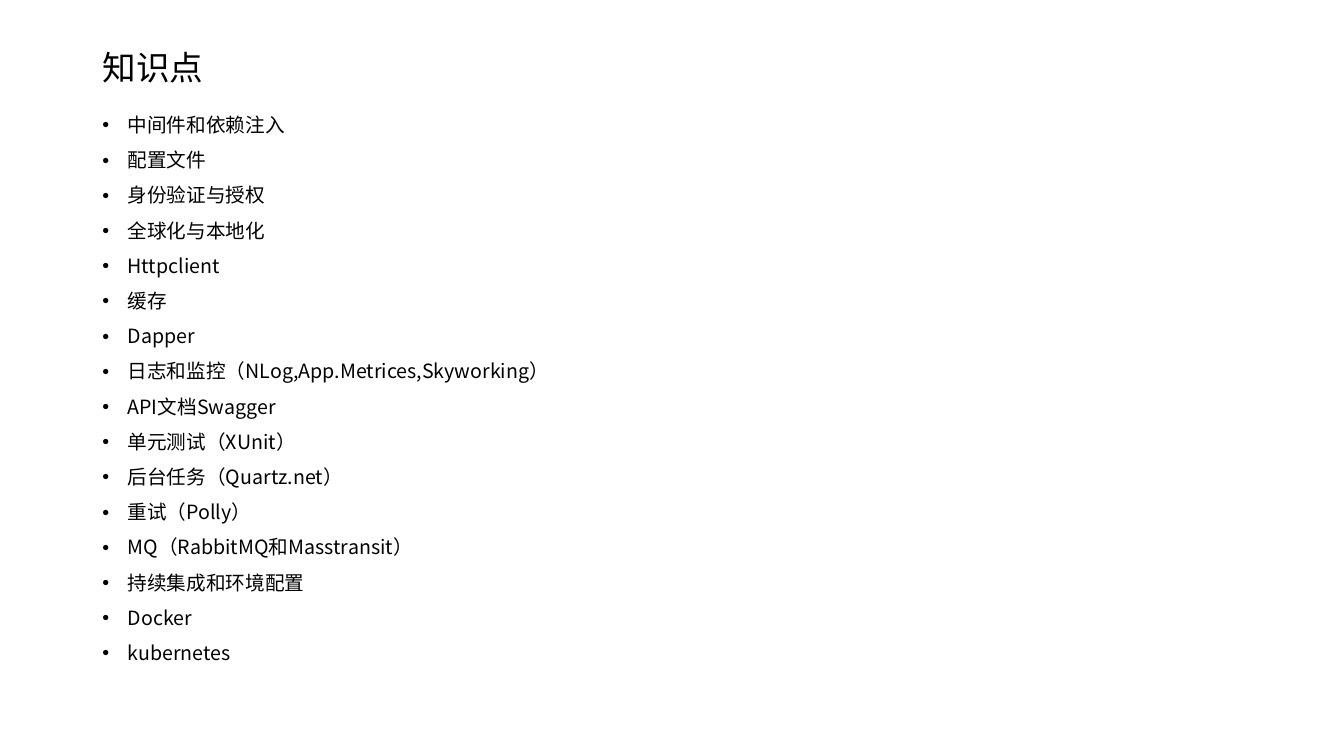
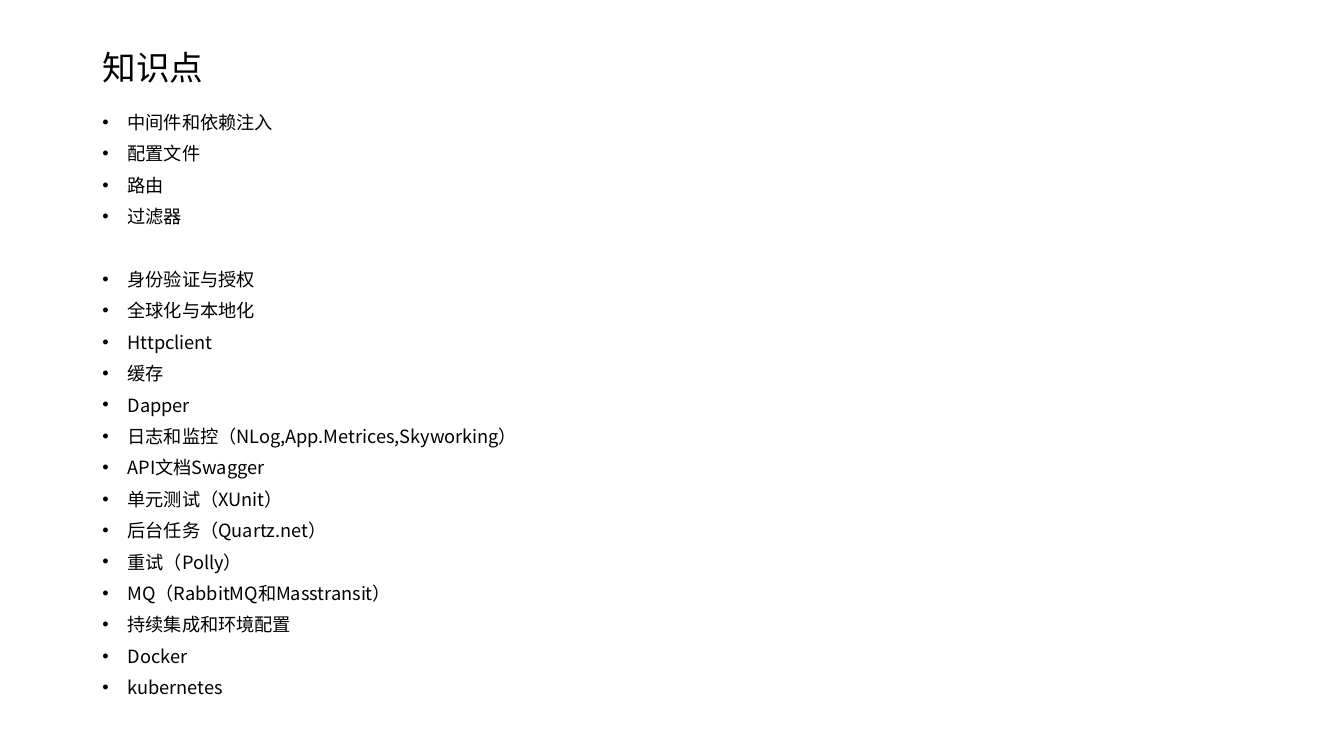
Before and after one commit to axzxs2001/aspnetcore5.0, a slide deck: slide 2 of aspnetcore3.0course/docs/aspnetcore3.0course.pptx. Drawn at 1344x756 pixels with LibreOffice and Linux fonts; fonts in the diff are those of the drawing. Boxes give left, top, right and bottom in pixels: in the first picture for what was removed or moved away, otherwise in the second. Text is boxed around its words. In the diff, an @@ line names an element or a change of style, - is before the commit and + after.

Commit message:
ppt

```diff
--- a/aspnetcore3.0course/docs/aspnetcore3.0course.pptx
+++ b/aspnetcore3.0course/docs/aspnetcore3.0course.pptx
@@ text at (x1=128, y1=113, x2=517, y2=695): size 14 to 12.9 pt; line spacing 0.9 to 0.8 @@
@@ text at (x1=128, y1=176, x2=182, y2=225): paragraphs added @@
+• 路由
+• 过滤器
```
